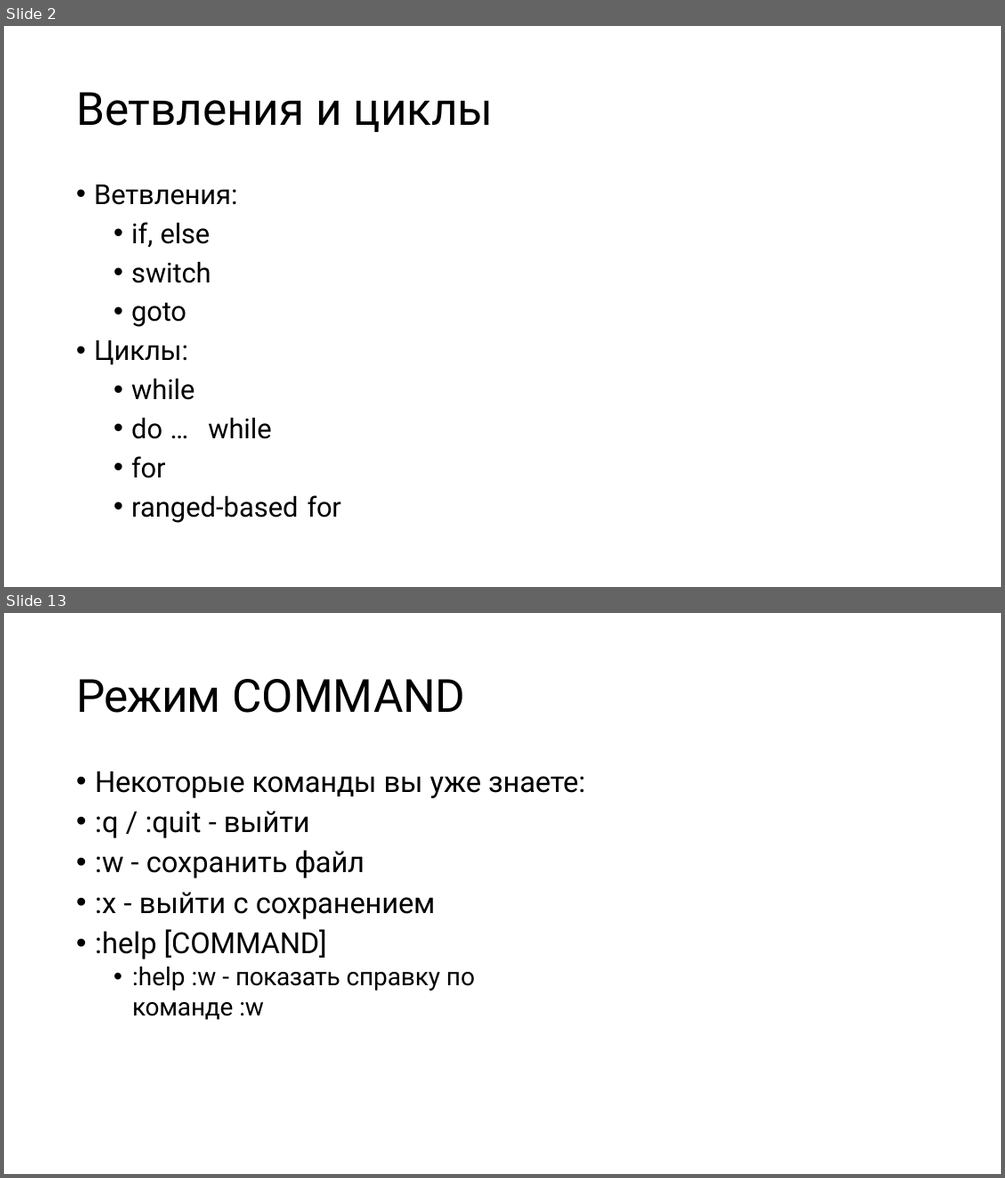
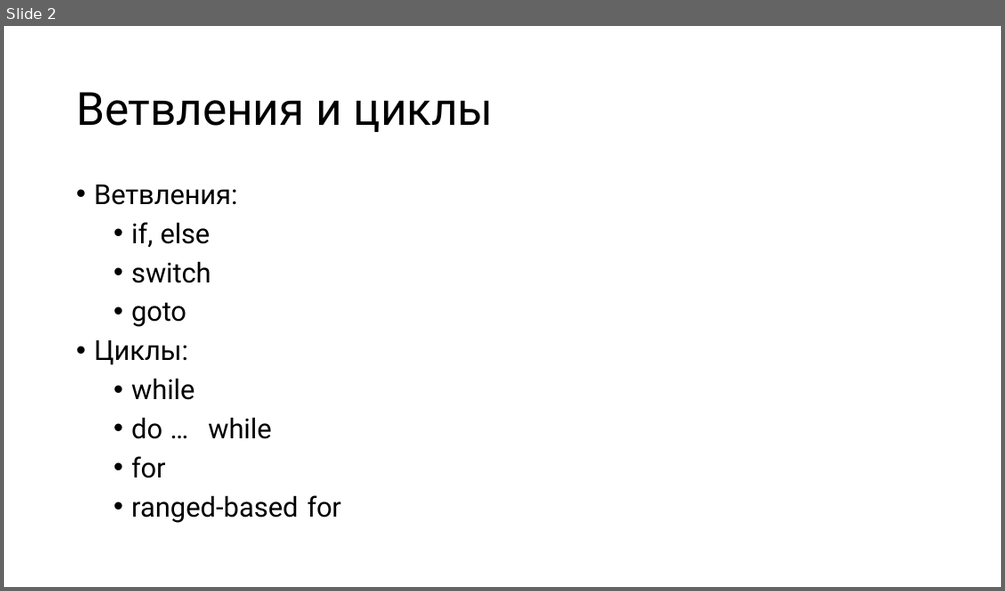
Before and after one commit to kostya2709/C_Plus_Plus_seminars, a slide deck: fall/sem_2_basics/presentations/Семинар_2_basics.pptx. Shown one above the other, each under a label of ours: slides 2 and 13 before the commit, slide 2 after it; the slides between them are not shown. The pictures are 1005x1178 and 1005x591 pixels, drawn with LibreOffice and Linux fonts; fonts in the diff are those of the drawing. Boxes give left, top, right and bottom in pixels: in the first picture for what was removed or moved away, otherwise in the second. Text is boxed around its words. In the diff, an @@ line names an element or a change of style, - is before the commit and + after.

```diff
--- a/fall/sem_2_basics/presentations/Семинар_2_basics.pptx
+++ b/fall/sem_2_basics/presentations/Семинар_2_basics.pptx
@@ slide 13 removed at (x1=4, y1=613, x2=1001, y2=1174), background #FFFFFF @@
@@ title removed at (x1=76, y1=679, x2=466, y2=713) @@
-Режим COMMAND
@@ text removed at (x1=95, y1=771, x2=585, y2=990) @@
-• Некоторые команды вы уже знаете:
-• :q / :quit - выйти
-• :w - сохранить файл
-• :x - выйти с сохранением
-• :help [COMMAND]
-  • :help :w - показать справку по команде :w
```
Also in this commit, not shown: 1 slide changed, 14 other slides removed, 1 other file.
